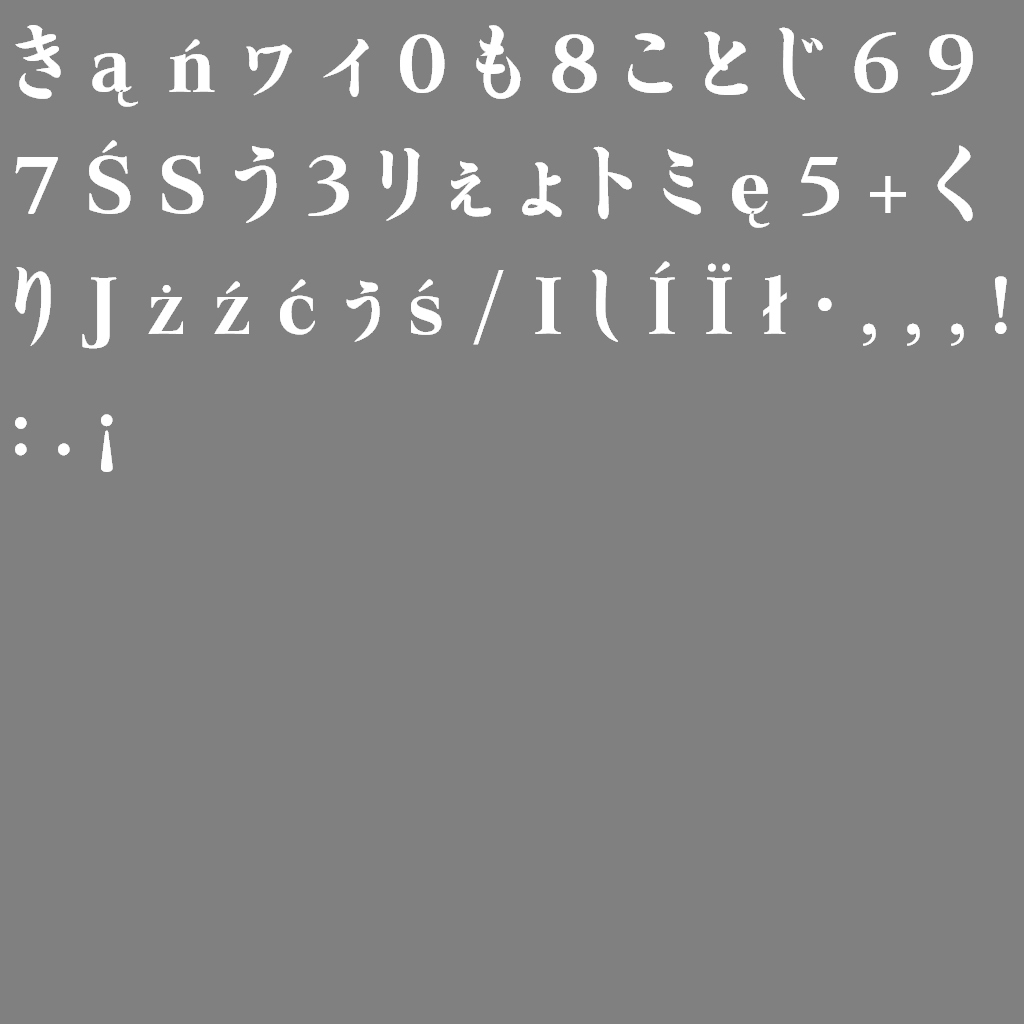
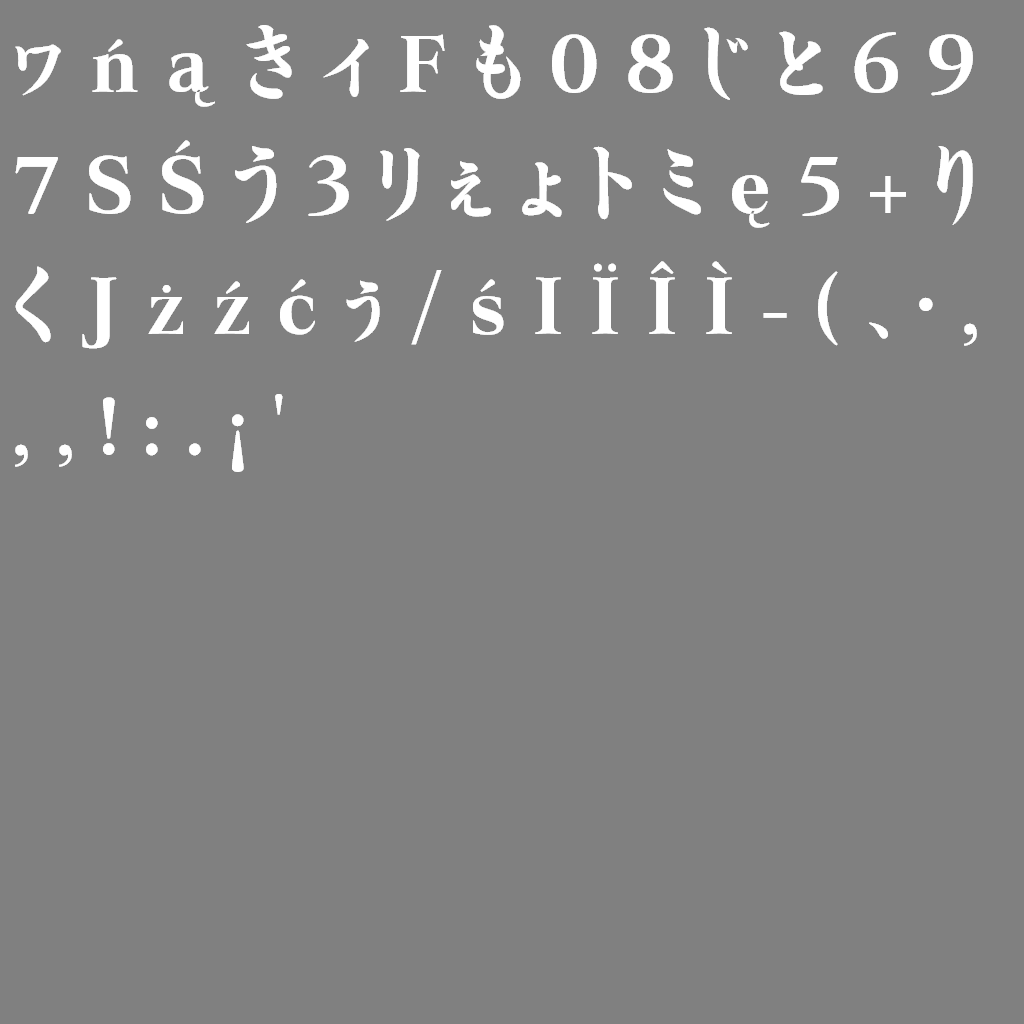
Comparing the layer stacks of the two 1024×1024 images. Changes:
painted on "skill select_4" over bbox(15, 25, 1007, 472)
